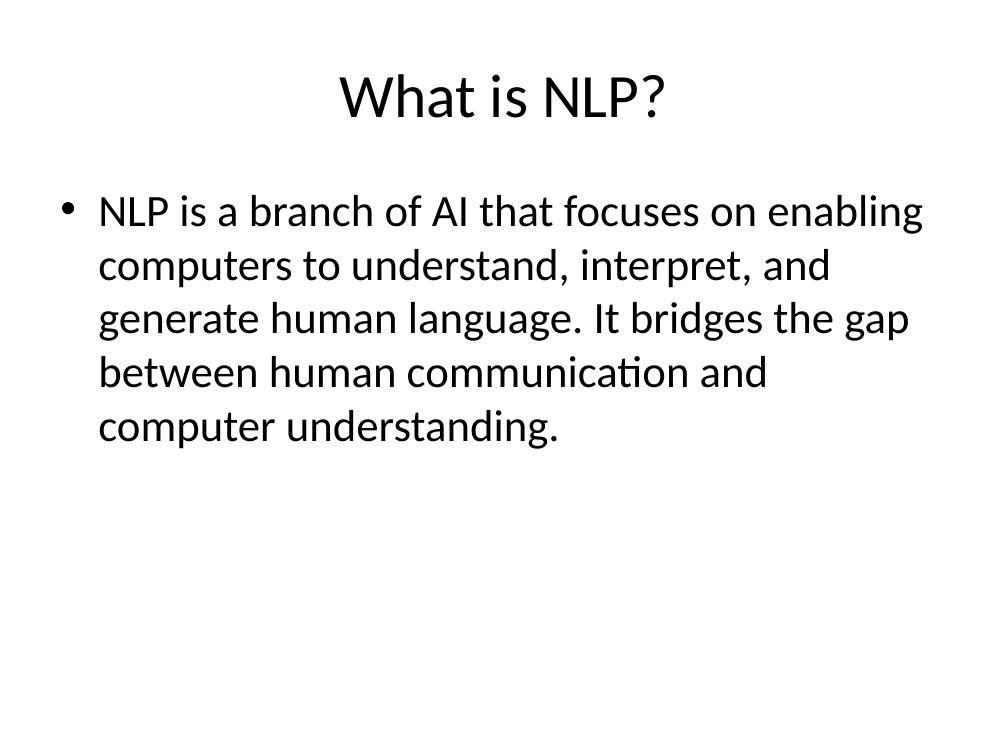
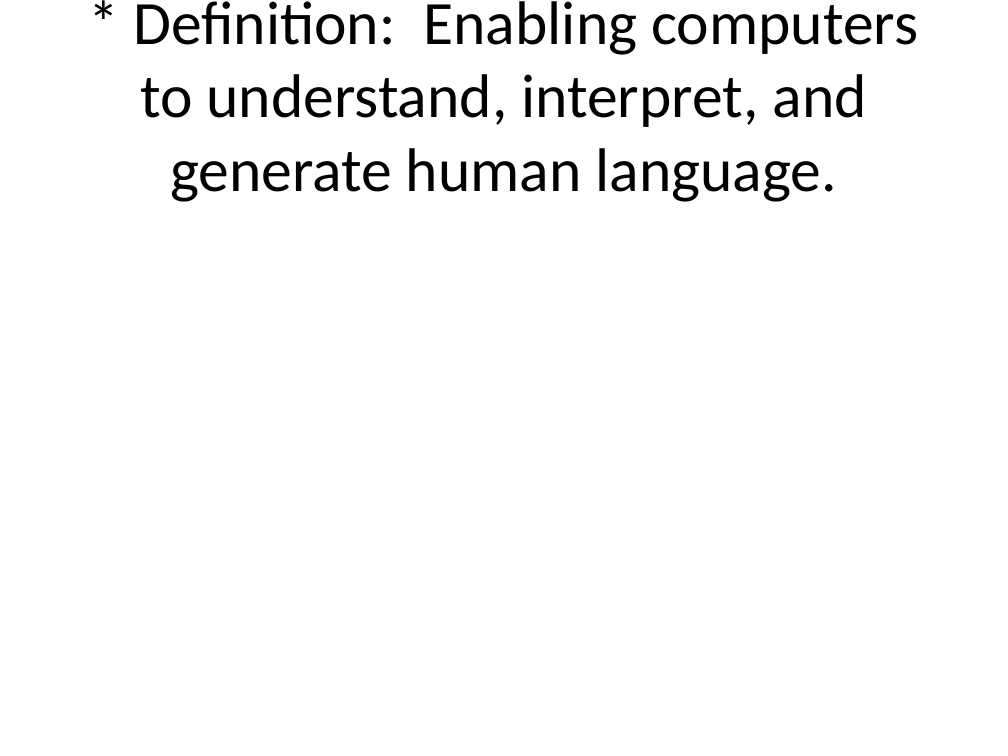
Before and after one commit to sanskarsri26/pdf-to-lecture, a slide deck: slide 13 of NLP_Lecture.pptx (slide 2 before the commit). Drawn at 1008x756 pixels with LibreOffice and Linux fonts; fonts in the diff are those of the drawing. Boxes give left, top, right and bottom in pixels: in the first picture for what was removed or moved away, otherwise in the second. Text is boxed around its words. In the diff, an @@ line names an element or a change of style, - is before the commit and + after.

```diff
--- a/NLP_Lecture.pptx
+++ b/NLP_Lecture.pptx
@@ title at bbox=[133, 1, 918, 202]: text changed @@
-What is NLP?
+* Definition: Enabling computers to understand, interpret, and generate human language.
@@ text removed at bbox=[98, 195, 923, 449] @@
-• NLP is a branch of AI that focuses on enabling computers to understand, interpret, and generate human language. It bridges the gap between human communication and computer understanding.
```
Also in this commit, not shown: 3 other slides changed, 48 slides added, 9 slides removed, 6 other files.
